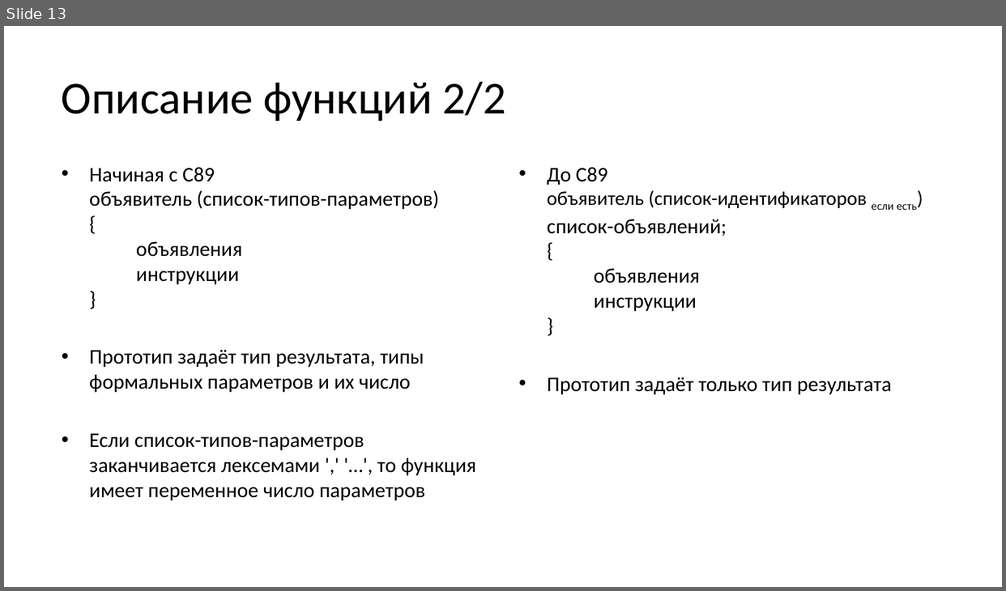
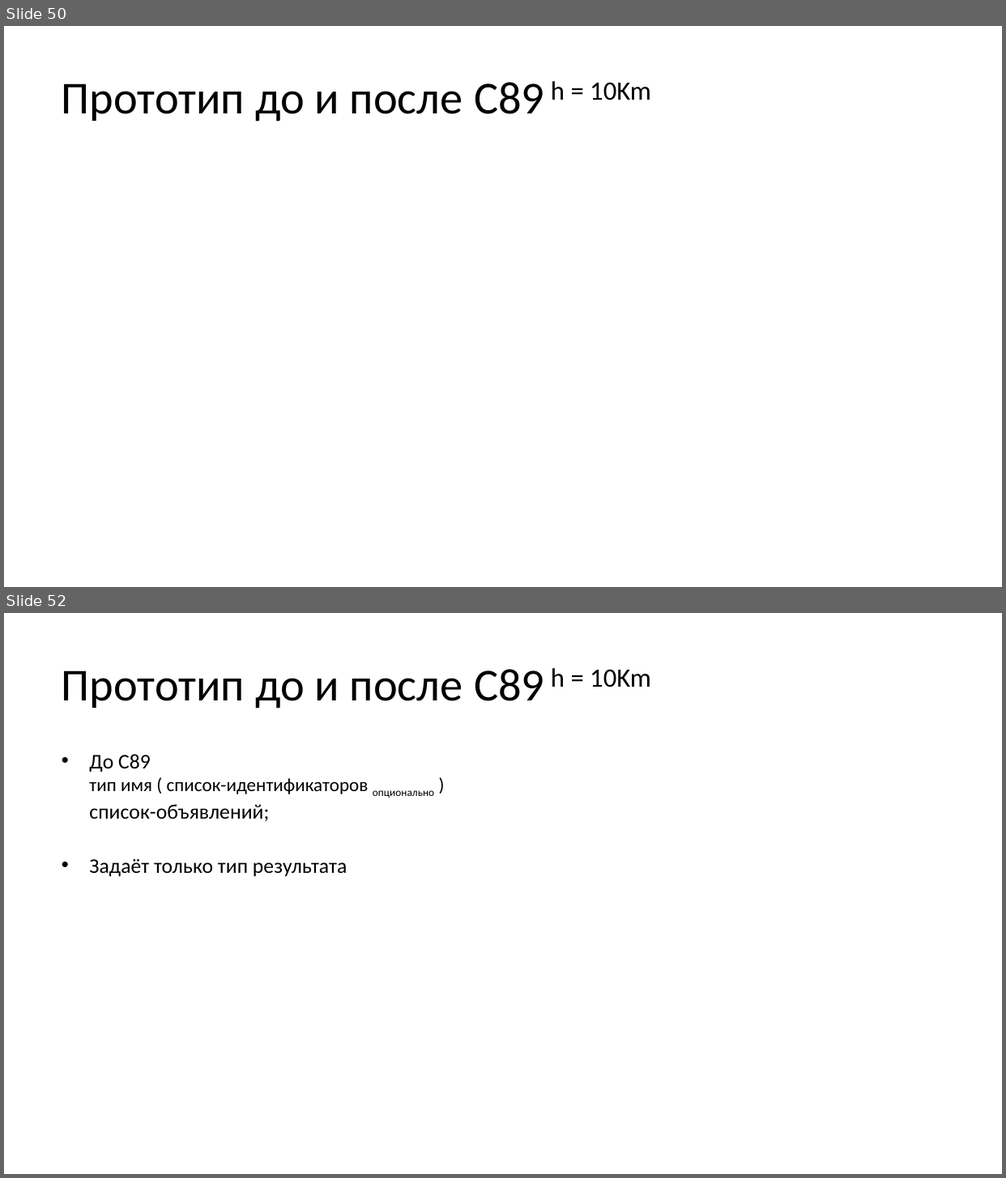
Before and after one commit to Evgueni-Petrov-aka-espetrov/Algorithms-and-Programming-in-C-pptx, a slide deck: 05 Функции.pptx. Shown one above the other, each under a label of ours: slide 13 before the commit, slides 50 and 52 after it; the slides between them are not shown. The pictures are 1006x591 and 1006x1178 pixels, drawn with LibreOffice and Linux fonts; fonts in the diff are those of the drawing. Boxes give left, top, right and bottom in pixels: in the first picture for what was removed or moved away, otherwise in the second. Text is boxed around its words. In the diff, an @@ line names an element or a change of style, - is before the commit and + after.

```diff
--- a/05 Функции.pptx
+++ b/05 Функции.pptx
@@ slide 52 added at (4,613,1002,1174), background #FFFFFF @@
@@ title added at (62,668,651,709), 44 pt, text #000000 @@
+Прототип до и после C89 h = 10Km
@@ text added at (89,754,434,877), 20 pt, text #000000 @@
+• До С89
+  тип имя ( список-идентификаторов опционально )
+  список-объявлений;
+• Задаёт только тип результата
@@ what was slide 13 is now slide 50 @@
@@ slide 50 changed as well @@
@@ title at (62,81,651,122): text changed @@
-Описание функций 2/2
+Прототип до и после C89 h = 10Km
@@ text removed at (89,167,476,501) @@
-• Начиная с С89
-  объявитель (список-типов-параметров)
-  {
-  объявления
-  инструкции
-  }
-• Прототип задаёт тип результата, типы формальных параметров и их число
-• Если список-типов-параметров заканчивается лексемами ',' '…', то функция имеет переменное число параметров
@@ text removed at (547,167,917,395) @@
-• До С89
-  объявитель (список-идентификаторов если есть)
-  список-объявлений;
-  {
-  объявления
-  инструкции
-  }
-• Прототип задаёт только тип результата
```
Also in this commit, not shown: 17 other slides changed, 80 other slides added, 2 slides removed.
